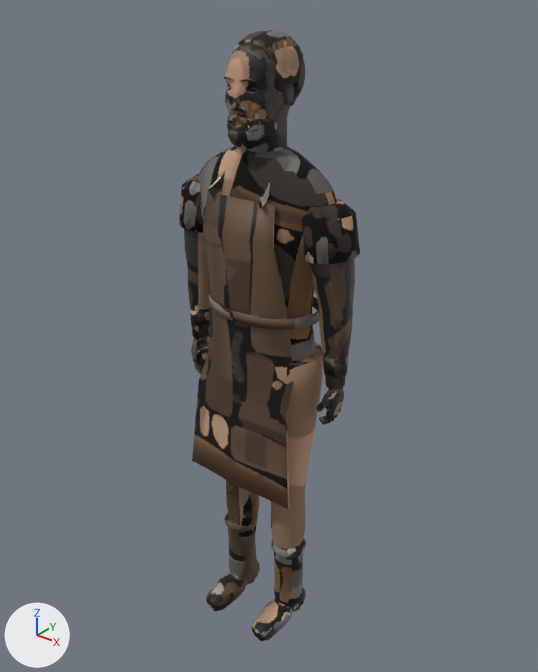
A saved change to the Blender file models/src/npc-blacksmith.blend.
Rendered twice from a 50 mm camera at (1.214, -1.493, 1.927) aimed at (-0.002, 0.027, 0.985). The axes (+X, +Y, +Z) are drawn at lower left. The lights are the same throughout. The picture after the commit comes second.

The first picture shows 'NPC_Blacksmith'.
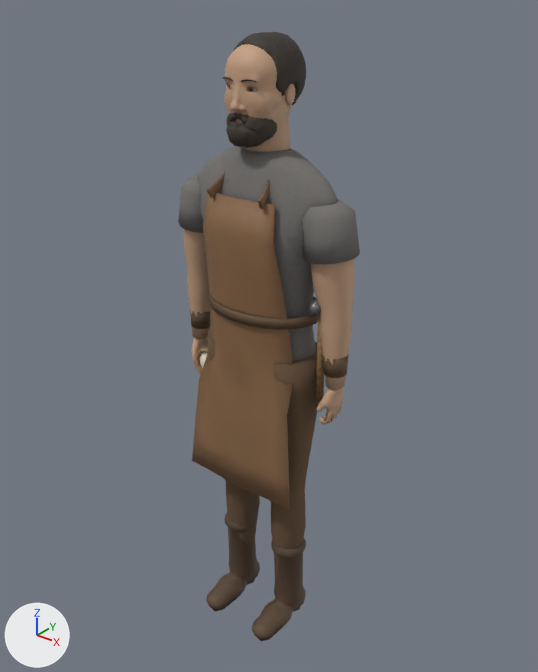
The change, as JSON lines over the scene's bpy script:
```json
{"block": "me_blacksmith_mesh", "where": "# used by ob_npc_blacksmith; location = (0.0, 0.0, 0.0)"}
{"op": "remove", "block": "me_blacksmith_mesh", "code": "me_blacksmith_mesh.from_pydata(...)  # 11595 vertices, 14662 faces; spans x -0.29..0.29, y -0.17..0.12, z 0.0..1.81"}
{"op": "add", "block": "me_blacksmith_mesh", "code": "me_blacksmith_mesh.from_pydata(...)  # 9439 vertices, 15197 faces; spans x -0.29..0.29, y -0.17..0.12, z 0.0..1.8"}
{"block": "me_blacksmith_mesh", "change": "me_blacksmith_mesh part 1: a new loose piece, an 8-sided cylinder along z spanning x 0.188..0.212, y -0.012..0.012, z 0.84..1.13, in mat_blacksmith_wood"}
{"block": "me_blacksmith_mesh", "change": "me_blacksmith_mesh part 2: 1056 vertices moved from x -0.27..0.27, y -0.11..0.12, z 0.17..1.79 to x -0.28..0.28, y -0.11..0.12, z 0.17..1.79; 3599 vertices removed from x -0.28..0.28, y -0.11..0.12, z 0.06..1.81; 1425 vertices added at x -0.28..0.28, y -0.12..0.12, z 0.06..1.8"}
{"block": "me_blacksmith_mesh", "change": "me_blacksmith_mesh part 3: 4272 kept faces spanning x -0.28..0.28, y -0.17..0.12, z 0.0..1.8 get new texture (UV) coordinates"}
```

What differs and where, as boxes [x1, y1, x2, y2] in the pictures (538 x 672 px; the box of a moved part takes in the faces that stretch with it):
```json
{"object": "NPC_Blacksmith", "change": "reshaped", "before": [179, 30, 360, 641], "after": [178, 32, 360, 641]}
{"part": 1, "of": "me_blacksmith_mesh", "change": "added", "after": [315, 315, 324, 407], "on screen": "brown"}
{"part": 2, "of": "me_blacksmith_mesh", "change": "moved or reshaped", "before": [179, 30, 360, 590], "after": [178, 32, 360, 590]}
{"part": 3, "of": "me_blacksmith_mesh", "change": "surface changed", "before": [188, 32, 354, 641], "after": [188, 32, 354, 641], "on screen": "lighter"}
```
